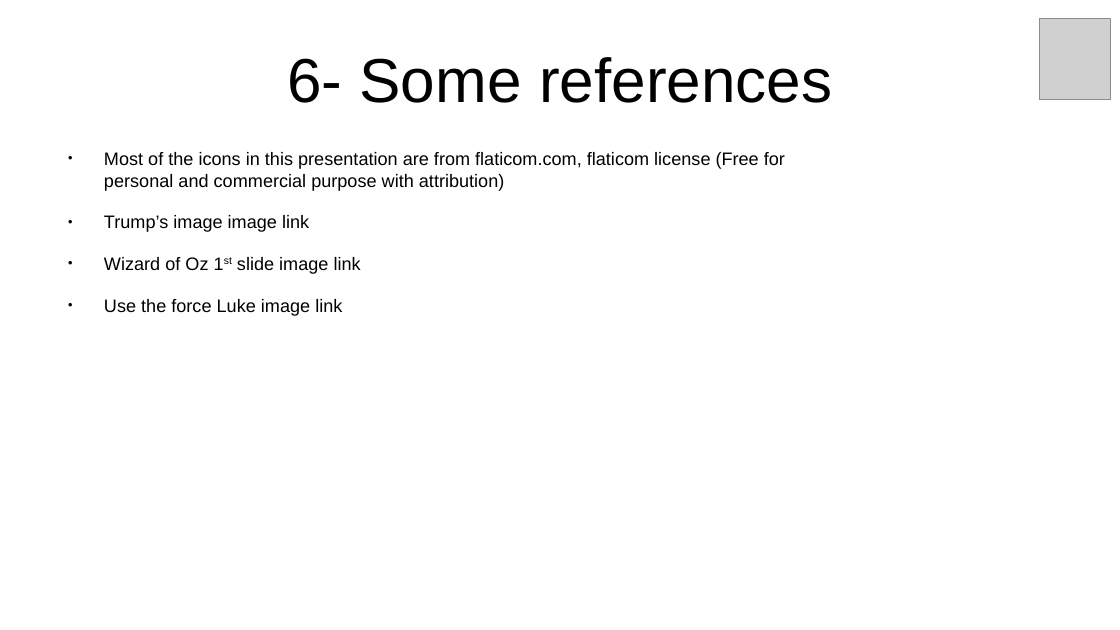
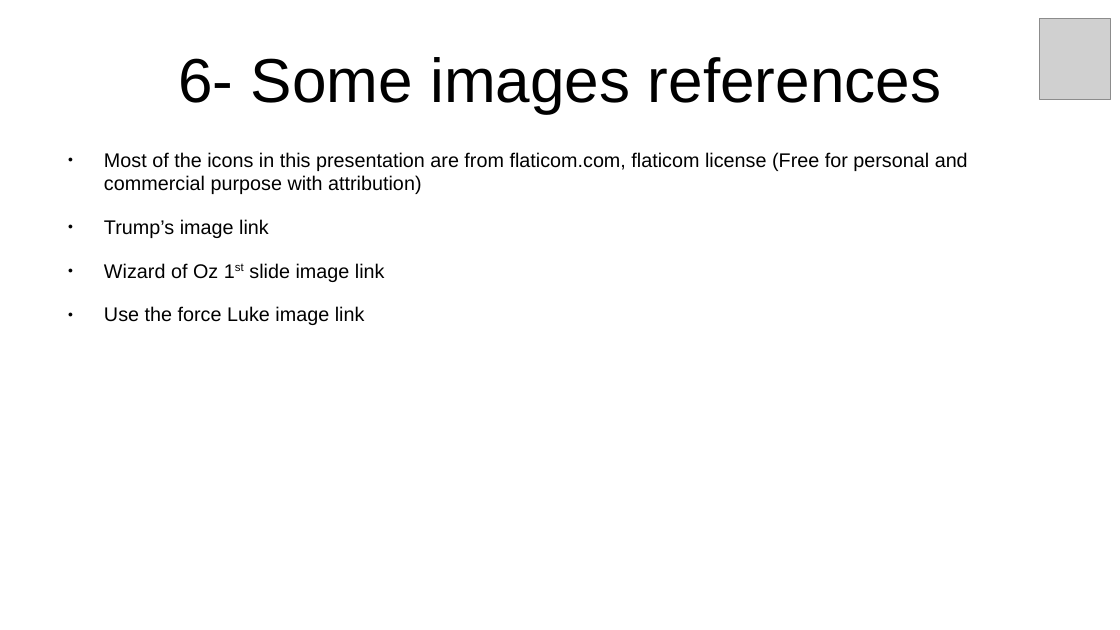
Before and after one commit to inigokintana/homelab-2-prod-ai-golden-path, a slide deck: slide 10 of docs/Presentation-homelab-2-prod-ai-golden-path.odp. Drawn at 1120x630 pixels with LibreOffice and Linux fonts; fonts in the diff are those of the drawing; grey boxes stand for pictures. Boxes give left, top, right and bottom in pixels: in the first picture for what was removed or moved away, otherwise in the second. Text is boxed around its words. In the diff, an @@ line names an element or a change of style, - is before the commit and + after.

```diff
--- a/docs/Presentation-homelab-2-prod-ai-golden-path.odp
+++ b/docs/Presentation-homelab-2-prod-ai-golden-path.odp
@@ title at (178,57,941,113): text changed @@
-6- Some references
+6- Some images references
@@ text at (104,152,968,325): size 12.8 to 14 pt @@
@@ text at (104,219,269,238): text changed; size 12.8 to 14 pt @@
-● Trump’s image image link
+● Trump’s image link
```
Also in this commit, not shown: 9 other slides changed, 7 other files.
